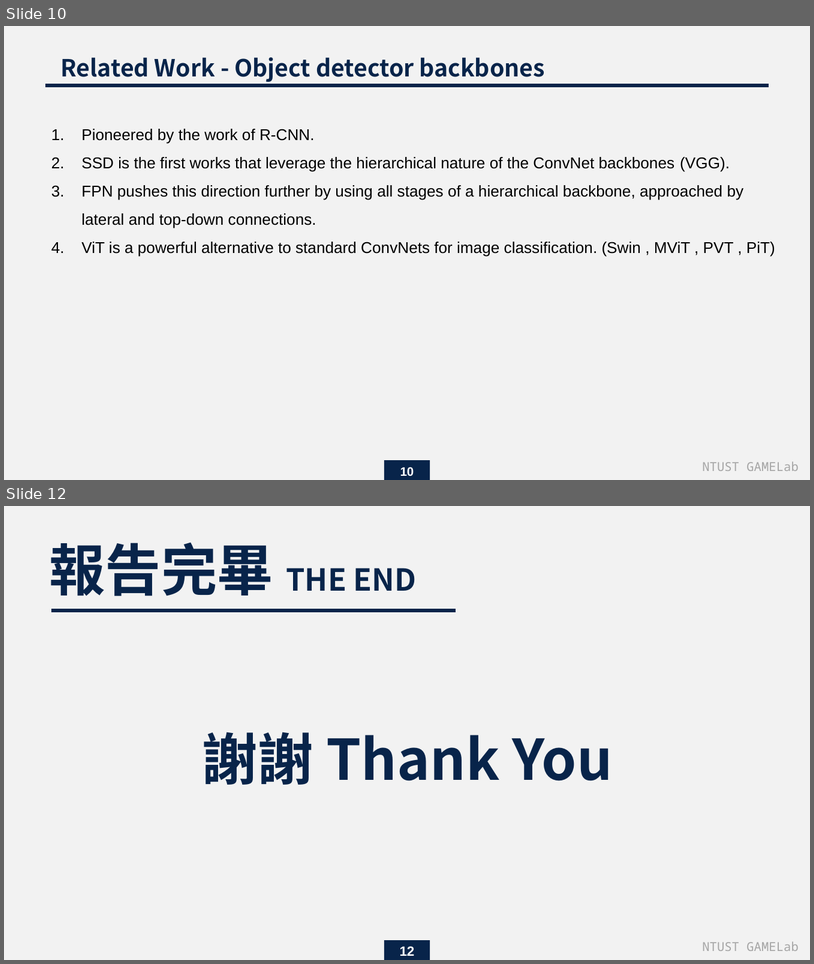
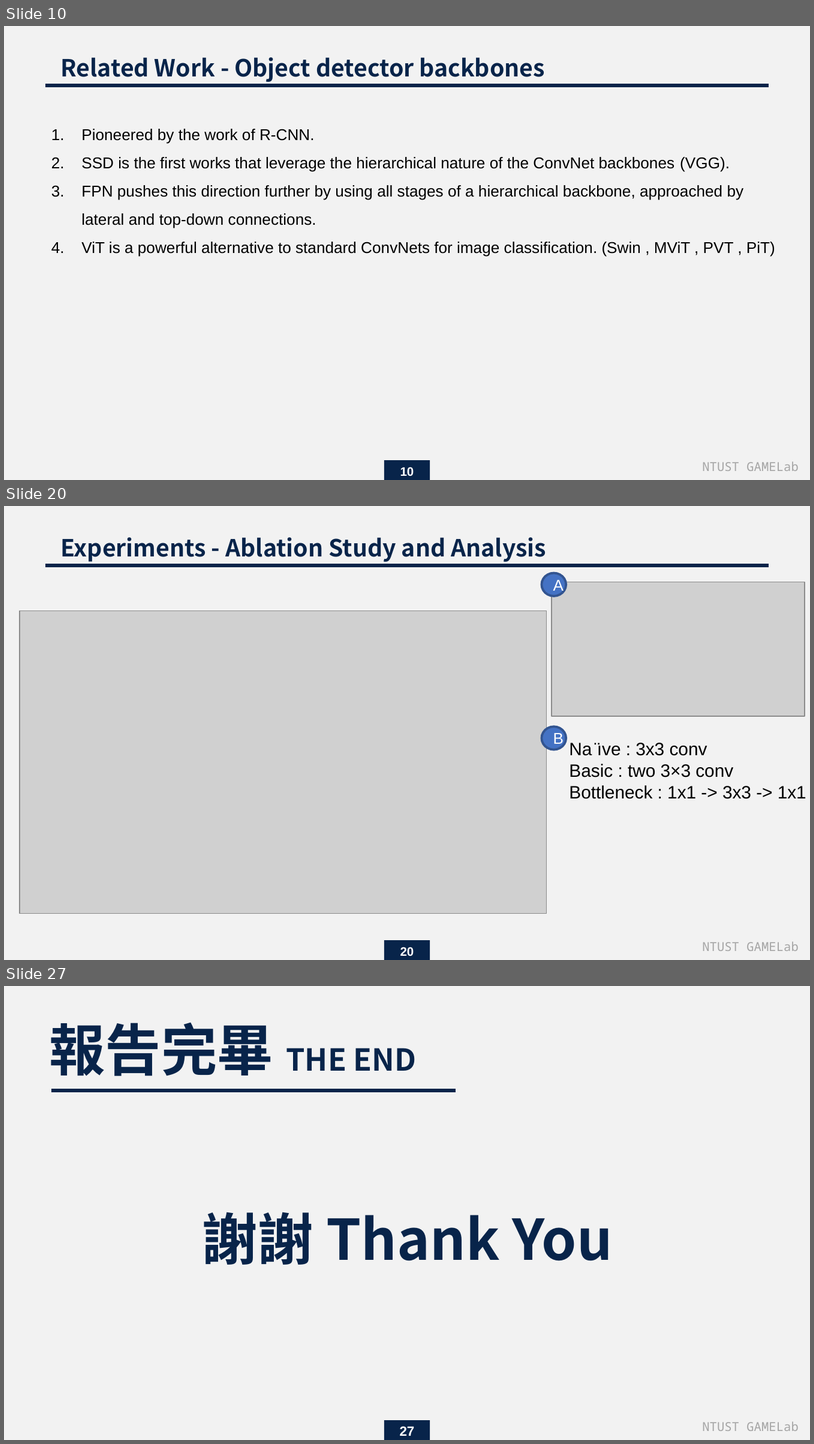
Before and after one commit to endman100/paper-, a slide deck: Exploring Plain Vision Transformer Backbones for Object Detection_M11015039.pptx. Shown one above the other, each under a label of ours: slides 10 and 12 before the commit, slides 10, 20 and 27 after it; the slides between them are not shown. The pictures are 814x964 and 814x1444 pixels, drawn with LibreOffice and Linux fonts; fonts in the diff are those of the drawing; grey boxes stand for pictures. Boxes give left, top, right and bottom in pixels: in the first picture for what was removed or moved away, otherwise in the second. Text is boxed around its words. In the diff, an @@ line names an element or a change of style, - is before the commit and + after.

```diff
--- a/Exploring Plain Vision Transformer Backbones for Object Detection_M11015039.pptx
+++ b/Exploring Plain Vision Transformer Backbones for Object Detection_M11015039.pptx
@@ slide 20 added at box(4, 506, 810, 960), background #F2F2F2 @@
@@ text added at box(61, 537, 546, 562), 21 pt, text #08244A, bold @@
+Experiments - Ablation Study and Analysis
@@ line added from (768, 565) to (46, 565), #08244A 3 pt @@
@@ ellipse added at box(542, 573, 566, 597), fill #4472C4, outline #325491 2 pt, 14 pt, text #FFFFFF @@
+A
@@ picture added at box(552, 582, 805, 715) @@
@@ picture added at box(20, 611, 547, 913) @@
@@ ellipse added at box(542, 726, 566, 750), fill #4472C4, outline #325491 2 pt, 14 pt, text #FFFFFF @@
+B
@@ text added at box(569, 742, 807, 799), 16 pt, text #000000 @@
+Na ̈ıve : 3x3 conv
+Basic : two 3×3 conv
+Bottleneck : 1x1 -> 3x3 -> 1x1
@@ rectangle added at box(384, 940, 431, 960), fill #08244A @@
@@ page number added at box(401, 946, 414, 956), 11 pt, text #FFFFFF, bold @@
+20
@@ text added at box(702, 941, 798, 951), 11 pt, text #A5A5A5 @@
+NTUST GAMELab
@@ what was slide 12 is now slide 27 @@
@@ page number at box(400, 1426, 415, 1435): text changed @@
-12
+27
```
Also in this commit, not shown: 1 slide changed, 14 other slides added.
